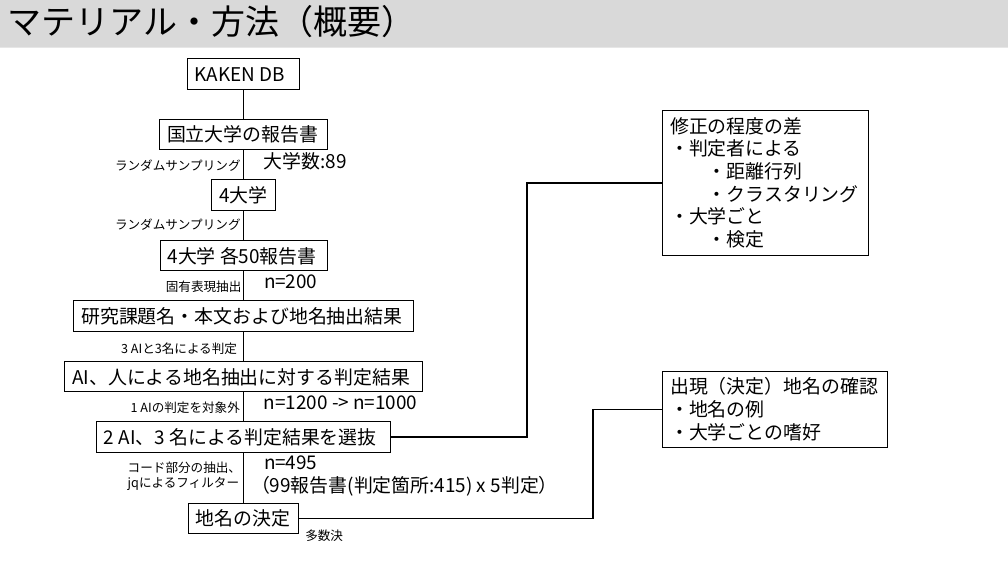
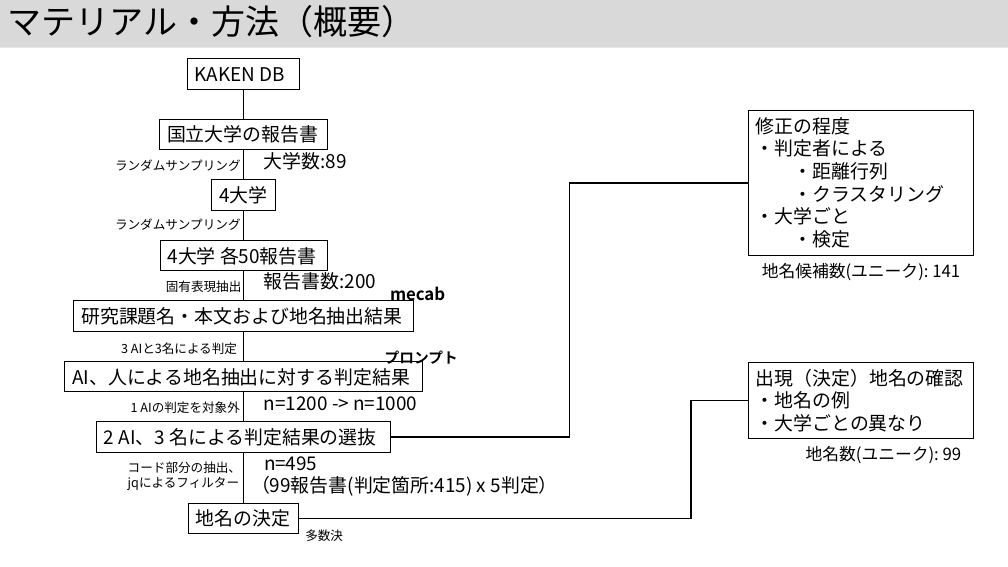
Before and after one commit to kouamano/nihongo-region-name-extract, a slide deck: slide 8 of jsik2026taikai.pptx. Drawn at 1008x567 pixels with LibreOffice and Linux fonts; fonts in the diff are those of the drawing. Boxes give left, top, right and bottom in pixels: in the first picture for what was removed or moved away, otherwise in the second. Text is boxed around its words. In the diff, an @@ line names an element or a change of style, - is before the commit and + after.

```diff
--- a/jsik2026taikai.pptx
+++ b/jsik2026taikai.pptx
@@ rectangle "修正の程度": place and size @@
-rectangle "修正の程度" at (663,110,870,256)
+rectangle "修正の程度" at (749,110,974,256)
@@ text in rectangle at (756,117,850,135): text changed @@
-修正の程度の差
+修正の程度
@@ elbow line moved from (391, 437) - (663, 183) to (391, 437) - (749, 183) @@
@@ text at (264,268,376,290): text changed @@
-n=200
+報告書数:200
@@ text added at (762,263,960,280), 16 pt, text #000000 @@
+地名候補数(ユニーク): 141
@@ text added at (390,286,445,305), 16 pt, text #000000, bold @@
+mecab
@@ text added at (385,350,458,368), 14 pt, text #000000, bold @@
+プロンプト
@@ rectangle "出現（決定）地名の確認": place and size @@
-rectangle "出現（決定）地名の確認" at (663,371,889,448)
+rectangle "出現（決定）地名の確認" at (749,363,974,439)
@@ elbow line moved from (299, 519) - (663, 410) to (299, 519) - (749, 401) @@
@@ text in rectangle at (756,414,926,432): text changed @@
-・大学ごとの嗜好
+・大学ごとの異なり
@@ text in rectangle at (104,428,376,446): text changed @@
-2 AI、3 名による判定結果を選抜
+2 AI、3 名による判定結果の選抜
@@ text added at (806,446,962,463), 16 pt, text #000000 @@
+地名数(ユニーク): 99
```
Also in this commit, not shown: 7 other slides changed, 2 slides added, 1 slide removed.
